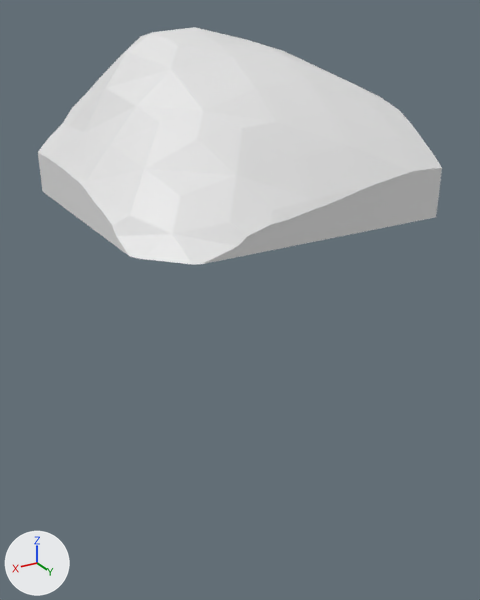
Renders of the glTF model assets/terrain/surface_pieces/surf_3_2.glb from each side of a commit.
Both versions are drawn from a 50 mm camera at (-86.88, 107.35, -11.97) aimed at (-92.57, 97.86, -16.71). Every picture has the same lights, and +X, +Y and +Z are marked at lower left. The first picture is the older version. Where no turn or scale is listed for an object, it has been applied to the vertices.

Objects in the first picture: 'geometry_0'.
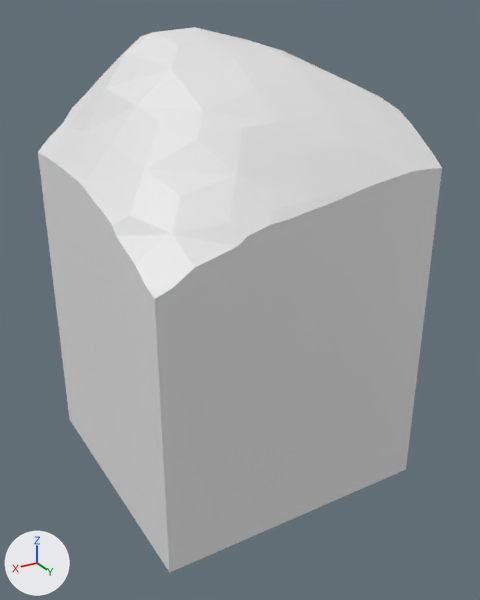
What differs and where, as boxes (x1, y1, x2, y2) in the pictures (480 x 600 px; the box of a moved part takes in the faces that stretch with it):
'geometry_0', reshaped (129% taller): before (38, 27, 442, 265); after (38, 27, 442, 573)
part 1 of me_geometry_0, moved or reshaped: before (42, 189, 436, 265); after (42, 189, 436, 573)

The edits, one by one:
me_geometry_0 is used by ob_geometry_0; location (0.0, 0.0, 0.0).
me_geometry_0 had 113 vertices, 222 faces and spanned x -95.0..-90.0, y 95.0..100.0, z -15.0..-12.17.
me_geometry_0 now has 113 vertices, 222 faces and spans x -95.0..-90.0, y 95.0..100.0, z -20.0..-12.17.
Part 1, on me_geometry_0:
9 vertices are removed from x -95.0..-90.0, y 95.0..100.0, z -15.0.
68 faces are deleted.
9 vertices are added at x -95.0..-90.0, y 95.0..100.0, z -20.0..-15.03.
68 new faces join them.
